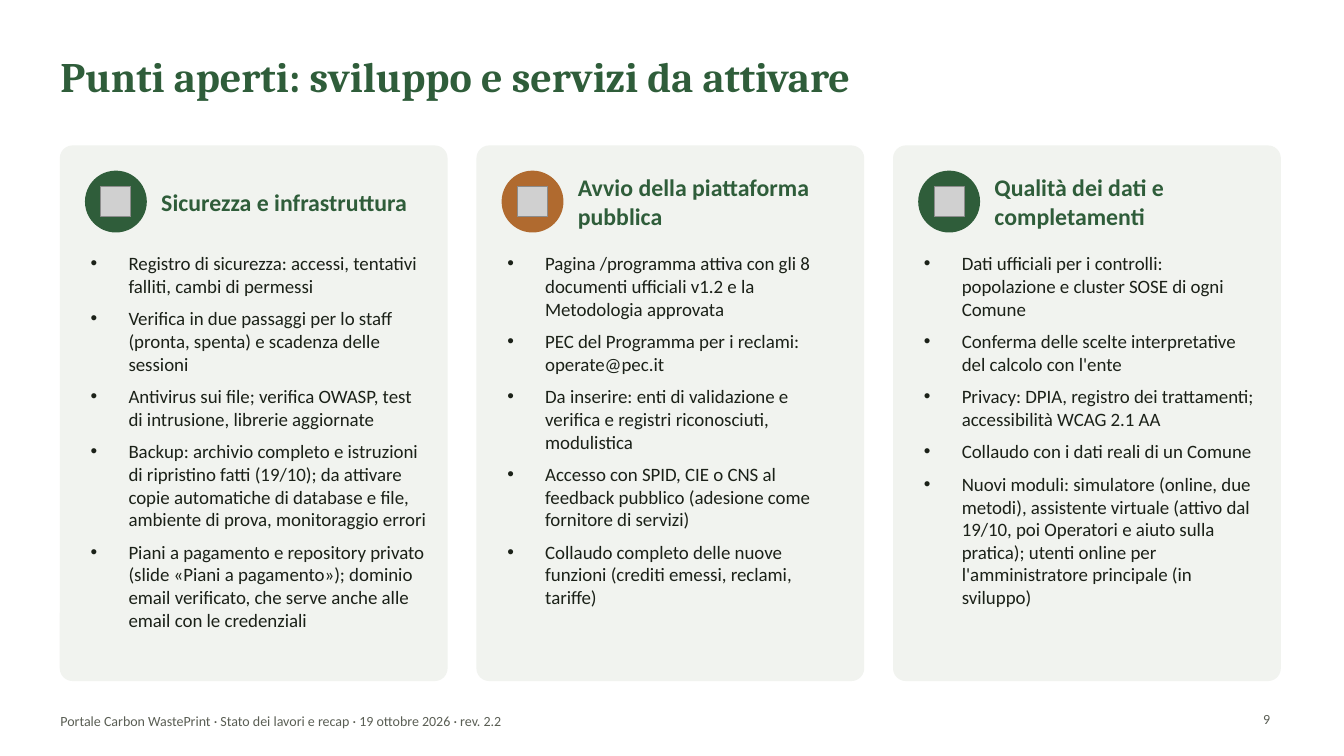
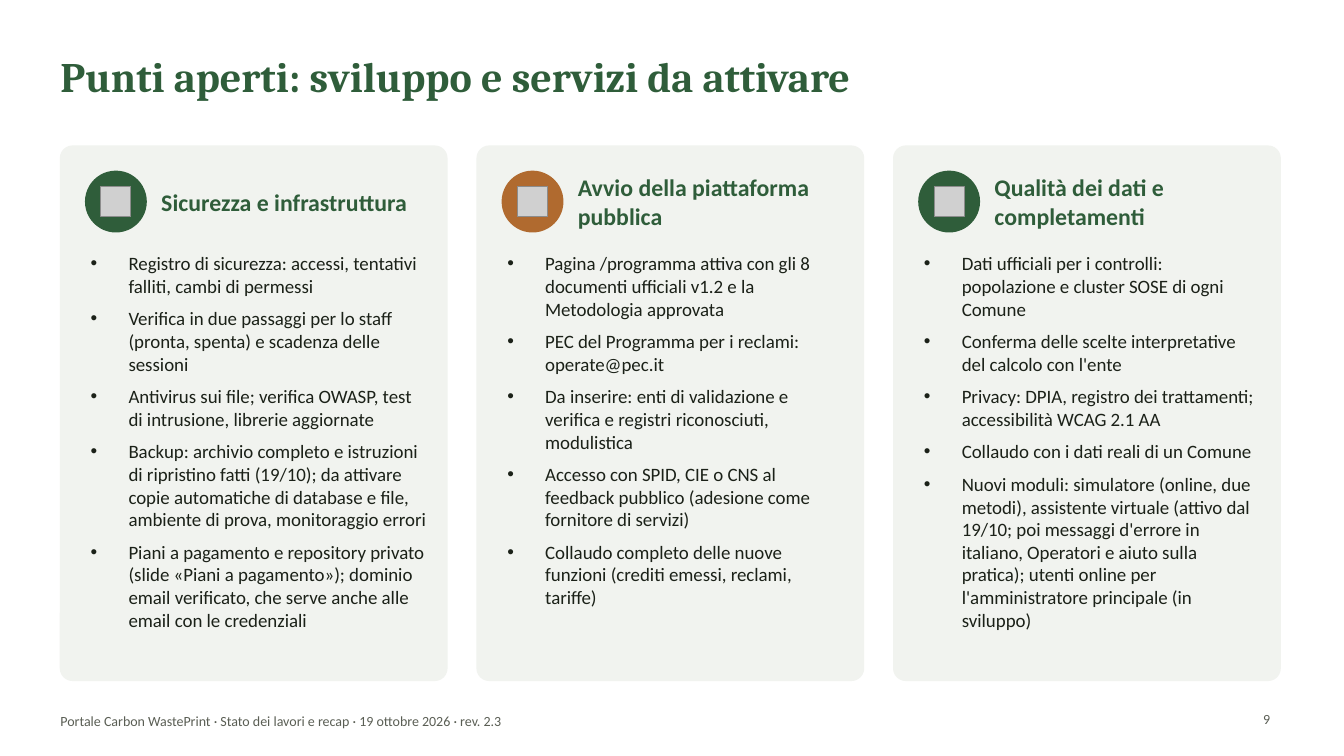
Before and after one commit to lucamorettioperate/portale-cwp, a slide deck: slide 9 of public/documentazione/Presentazione_Portale_CWP.pptx. Drawn at 1344x756 pixels with LibreOffice and Linux fonts; fonts in the diff are those of the drawing; grey boxes stand for pictures; background and template pictures are left out. Boxes give left, top, right and bottom in pixels: in the first picture for what was removed or moved away, otherwise in the second. Text is boxed around its words. In the diff, an @@ line names an element or a change of style, - is before the commit and + after.

```diff
--- a/public/documentazione/Presentazione_Portale_CWP.pptx
+++ b/public/documentazione/Presentazione_Portale_CWP.pptx
@@ text at (962,477,1250,630): text changed @@
-• Nuovi moduli: simulatore (online, due metodi), assistente virtuale (attivo dal 19/10, poi Operatori e aiuto sulla pratica); utenti online per l'amministratore principale (in sviluppo)
+• Nuovi moduli: simulatore (online, due metodi), assistente virtuale (attivo dal 19/10; poi messaggi d'errore in italiano, Operatori e aiuto sulla pratica); utenti online per l'amministratore principale (in sviluppo)
@@ text at (60,716,502,729): text changed @@
-Portale Carbon WastePrint · Stato dei lavori e recap · 19 ottobre 2026 · rev. 2.2
+Portale Carbon WastePrint · Stato dei lavori e recap · 19 ottobre 2026 · rev. 2.3
```
Also in this commit, not shown: 13 other slides changed, 18 other files.
